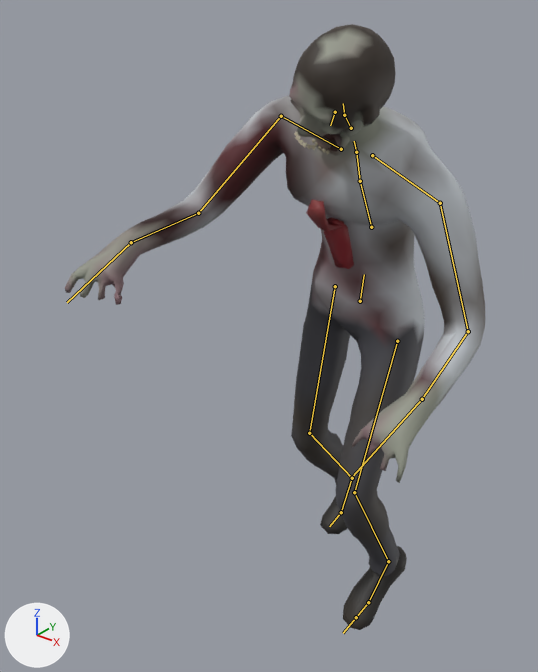
The glTF model assets/models/characters/zombie_walker_office.glb as it was, and as the next commit left it.
The view is the same before and after, from a camera (50 mm lens) standing at (0.94, -1.56, 1.681) and looking at (-0.149, -0.2, 0.838). The lights are fixed; the arrows at lower left show +X, +Y and +Z. The picture after the commit comes second. Both versions are drawn at frame 17 of the action 'walk_Loop'; the numbers are the values there. The bones that change, and the others that lie on the model, are drawn over the model as lines.

Names of what the first picture shows: 'Walker_Office'.
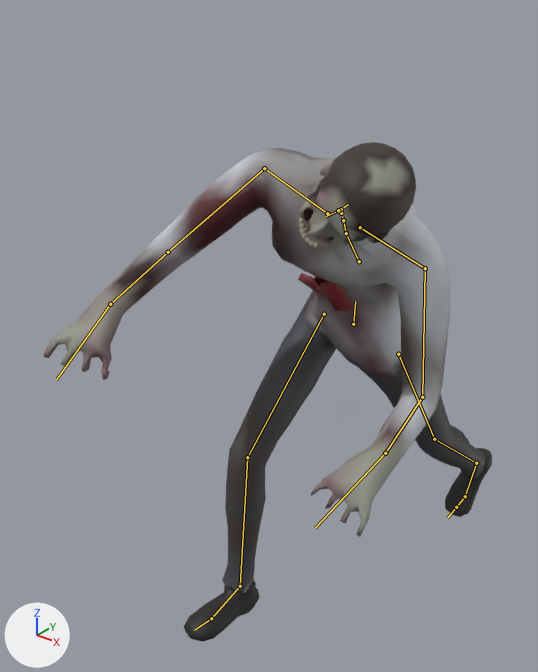
Patch to the scene script:
```diff
--- a/assets/models/characters/zombie_walker_office.glb.py
+++ b/assets/models/characters/zombie_walker_office.glb.py
@@ bone_pelvis @@
 bone_pelvis = bpy.data.objects['Walker_Rig'].pose.bones['pelvis']  # child of 'root'
-bone_pelvis.location = (0.038, -0.046, -0.002)
-bone_pelvis.rotation_quaternion = (0.997, 0.047, -0.048, -0.039)  # degrees (6, -5, -5)
+bone_pelvis.location = (0.02, -0.134, -0.012)
+bone_pelvis.rotation_quaternion = (0.987, 0.116, 0.102, -0.047)  # degrees (13, 12, -4)
@@ bone_spine_01 @@
 bone_spine_01 = bpy.data.objects['Walker_Rig'].pose.bones['spine_01']  # child of 'pelvis'
-bone_spine_01.rotation_quaternion = (0.997, 0.057, 0.043, -0.006)  # degrees (6, 5, 0)
+bone_spine_01.rotation_quaternion = (0.996, 0.091, -0.022, 0.006)  # degrees (10, -3, 0)
@@ bone_spine_02 @@
 bone_spine_02 = bpy.data.objects['Walker_Rig'].pose.bones['spine_02']  # child of 'spine_01'
-bone_spine_02.rotation_quaternion = (0.999, 0.036, 0.021, -0.021)  # degrees (4, 2, -2)
+bone_spine_02.rotation_quaternion = (0.995, 0.057, -0.036, -0.073)  # degrees (7, -4, -9)
@@ bone_spine_03 @@
 bone_spine_03 = bpy.data.objects['Walker_Rig'].pose.bones['spine_03']  # child of 'spine_02'
-bone_spine_03.rotation_quaternion = (1.0, 0.016, 0.002, -0.008)  # degrees (2, 0, -1)
+bone_spine_03.rotation_quaternion = (0.999, 0.018, -0.011, -0.044)  # degrees (2, -1, -5)
@@ bone_clavicle_l @@
 bone_clavicle_l = bpy.data.objects['Walker_Rig'].pose.bones['clavicle_l']  # child of 'spine_03'
-bone_clavicle_l.rotation_quaternion = (1.0, 0.002, 0.0, -0.001)  # degrees (0, 0, 0)
+bone_clavicle_l.rotation_quaternion = (1.0, 0.023, -0.003, -0.015)  # degrees (3, 0, -2)
@@ bone_upperarm_l @@
 bone_upperarm_l = bpy.data.objects['Walker_Rig'].pose.bones['upperarm_l']  # child of 'clavicle_l'
-bone_upperarm_l.rotation_quaternion = (0.998, 0.054, 0.021, 0.029)  # degrees (6, 2, 3)
+bone_upperarm_l.rotation_quaternion = (0.976, -0.182, -0.072, -0.098)  # degrees (-20, -10, -10)
@@ bone_hand_l @@
 bone_hand_l = bpy.data.objects['Walker_Rig'].pose.bones['hand_l']  # child of 'lowerarm_l'
-bone_hand_l.rotation_quaternion = (1.0, 0.002, 0.0, 0.002)  # degrees (0, 0, 0)
+bone_hand_l.rotation_quaternion = (0.998, -0.054, -0.013, -0.042)  # degrees (-6, -2, -5)
@@ bone_clavicle_r @@
 bone_clavicle_r = bpy.data.objects['Walker_Rig'].pose.bones['clavicle_r']  # child of 'spine_03'
-bone_clavicle_r.rotation_quaternion = (1.0, 0.002, 0.0, -0.001)  # degrees (0, 0, 0)
+bone_clavicle_r.rotation_quaternion = (1.0, 0.027, 0.002, -0.007)  # degrees (3, 0, -1)
@@ bone_upperarm_r @@
 bone_upperarm_r = bpy.data.objects['Walker_Rig'].pose.bones['upperarm_r']  # child of 'clavicle_r'
-bone_upperarm_r.rotation_quaternion = (0.998, -0.032, 0.029, 0.047)  # degrees (-3, 4, 5)
+bone_upperarm_r.rotation_quaternion = (0.987, -0.081, 0.075, 0.121)  # degrees (-8, 10, 13)
@@ bone_lowerarm_r @@
 bone_lowerarm_r = bpy.data.objects['Walker_Rig'].pose.bones['lowerarm_r']  # child of 'upperarm_r'
-bone_lowerarm_r.rotation_quaternion = (1.0, -0.008, -0.002, 0.019)  # degrees (-1, 0, 2)
+bone_lowerarm_r.rotation_quaternion = (1.0, -0.003, -0.001, 0.007)  # degrees (0, 0, 1)
@@ bone_hand_r @@
 bone_hand_r = bpy.data.objects['Walker_Rig'].pose.bones['hand_r']  # child of 'lowerarm_r'
-bone_hand_r.rotation_quaternion = (1.0, -0.002, 0.001, 0.001)  # degrees (0, 0, 0)
+bone_hand_r.rotation_quaternion = (0.998, 0.059, -0.017, -0.033)  # degrees (7, -2, -4)
@@ bone_neck_01 @@
 bone_neck_01 = bpy.data.objects['Walker_Rig'].pose.bones['neck_01']  # child of 'spine_03'
-bone_neck_01.rotation_quaternion = (1.0, -0.011, -0.001, 0.005)  # degrees (-1, 0, 1)
+bone_neck_01.rotation_quaternion = (0.995, -0.091, -0.03, 0.004)  # degrees (-10, -3, 1)
@@ bone_head @@
 bone_head = bpy.data.objects['Walker_Rig'].pose.bones['Head']  # child of 'neck_01'
-bone_head.rotation_quaternion = (0.999, 0.034, -0.001, -0.005)  # degrees (4, 0, -1)
+bone_head.rotation_quaternion = (0.993, -0.083, -0.046, -0.063)  # degrees (-9, -6, -7)
@@ bone_thigh_l @@
 bone_thigh_l = bpy.data.objects['Walker_Rig'].pose.bones['thigh_l']  # child of 'pelvis'
-bone_thigh_l.rotation_quaternion = (0.959, -0.272, -0.063, -0.058)  # degrees (-31, -9, -4)
+bone_thigh_l.rotation_quaternion = (-0.986, -0.134, -0.094, 0.027)  # degrees (15, 11, -2)
@@ bone_calf_l @@
 bone_calf_l = bpy.data.objects['Walker_Rig'].pose.bones['calf_l']  # child of 'thigh_l'
-bone_calf_l.rotation_quaternion = (0.971, 0.237, -0.005, -0.024)  # degrees (27, 0, -3)
+bone_calf_l.rotation_quaternion = (0.997, -0.07, -0.003, -0.021)  # degrees (-8, 0, -2)
@@ bone_ball_l @@
 bone_ball_l = bpy.data.objects['Walker_Rig'].pose.bones['ball_l']  # child of 'foot_l'
-bone_ball_l.rotation_quaternion = (0.993, -0.08, 0.003, 0.081)  # degrees (-9, 1, 9)
+bone_ball_l.rotation_quaternion = (0.969, 0.025, 0.025, 0.243)  # degrees (4, 2, 28)
@@ bone_thigh_r @@
 bone_thigh_r = bpy.data.objects['Walker_Rig'].pose.bones['thigh_r']  # child of 'pelvis'
-bone_thigh_r.rotation_quaternion = (0.997, -0.062, -0.045, -0.013)  # degrees (-7, -5, -1)
+bone_thigh_r.rotation_quaternion = (0.879, -0.469, 0.082, 0.023)  # degrees (-56, 10, -2)
@@ bone_calf_r @@
 bone_calf_r = bpy.data.objects['Walker_Rig'].pose.bones['calf_r']  # child of 'thigh_r'
-bone_calf_r.rotation_quaternion = (0.959, 0.282, -0.02, -0.003)  # degrees (33, -2, -1)
+bone_calf_r.rotation_quaternion = (0.974, 0.227, -0.008, 0.001)  # degrees (26, -1, 0)
@@ bone_foot_r @@
 bone_foot_r = bpy.data.objects['Walker_Rig'].pose.bones['foot_r']  # child of 'calf_r'
-bone_foot_r.rotation_quaternion = (0.999, 0.018, 0.02, -0.008)  # degrees (2, 2, -1)
+bone_foot_r.rotation_quaternion = (1.0, -0.018, 0.011, -0.004)  # degrees (-2, 1, 0)
@@ bone_ball_r @@
 bone_ball_r = bpy.data.objects['Walker_Rig'].pose.bones['ball_r']  # child of 'foot_r'
-bone_ball_r.rotation_quaternion = (0.972, -0.22, 0.0, 0.0)  # degrees (-26, 0, 0)
+bone_ball_r.rotation_quaternion = (1.0, 0.0, 0.0, 0.0)  # degrees (0, 0, 0)
```

Location of each change, (x1, y1, x2, y2) in pixels of the pictures (538 x 672 px):
'Walker_Office', posed (7% wider, 18% shorter)
    before: (65, 24, 485, 630)
    after: (44, 142, 492, 641)
bone 'pelvis', root to tip
    before: (360, 301) to (364, 274)
    after: (353, 324) to (355, 301)
bone 'spine_01', root to tip
    before: (371, 227) to (360, 181)
    after: (359, 261) to (346, 233)
bone 'spine_02', root to tip
    before: (360, 181) to (356, 152)
    after: (346, 233) to (343, 220)
bone 'spine_03', root to tip
    before: (356, 152) to (354, 141)
    after: (343, 220) to (342, 217)
bone 'clavicle_l', root to tip
    before: (372, 155) to (440, 203)
    after: (360, 227) to (425, 268)
bone 'upperarm_l', root to tip
    before: (440, 203) to (468, 331)
    after: (425, 268) to (422, 397)
bone 'hand_l', root to tip
    before: (422, 399) to (352, 476)
    after: (385, 453) to (315, 528)
bone 'clavicle_r', root to tip
    before: (341, 149) to (281, 116)
    after: (327, 213) to (264, 168)
bone 'upperarm_r', root to tip
    before: (281, 116) to (198, 213)
    after: (264, 168) to (168, 252)
bone 'lowerarm_r', root to tip
    before: (198, 213) to (131, 242)
    after: (168, 252) to (110, 304)
bone 'hand_r', root to tip
    before: (131, 242) to (67, 302)
    after: (110, 304) to (56, 379)
bone 'neck_01', root to tip
    before: (351, 128) to (344, 115)
    after: (341, 213) to (341, 209)
bone 'Head', root to tip
    before: (344, 115) to (343, 103)
    after: (341, 209) to (348, 204)
bone 'thigh_l', root to tip
    before: (397, 341) to (354, 492)
    after: (398, 354) to (434, 439)
bone 'calf_l', root to tip
    before: (354, 492) to (388, 561)
    after: (434, 439) to (476, 463)
bone 'ball_l', root to tip
    before: (368, 602) to (356, 617)
    after: (465, 496) to (456, 507)
bone 'thigh_r', root to tip
    before: (335, 286) to (309, 433)
    after: (324, 314) to (247, 457)
bone 'calf_r', root to tip
    before: (309, 433) to (352, 478)
    after: (247, 457) to (240, 586)
bone 'foot_r', root to tip
    before: (352, 478) to (341, 512)
    after: (240, 586) to (211, 618)
bone 'ball_r', root to tip
    before: (341, 512) to (329, 526)
    after: (211, 618) to (194, 630)
